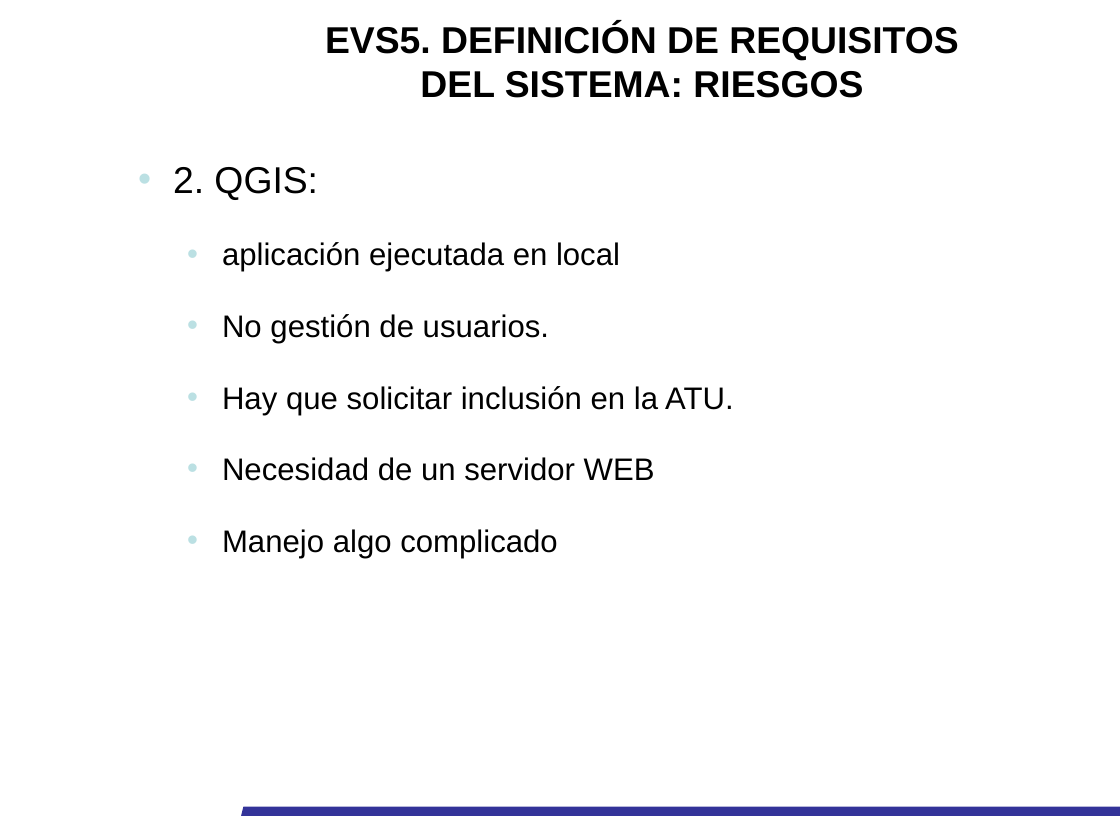
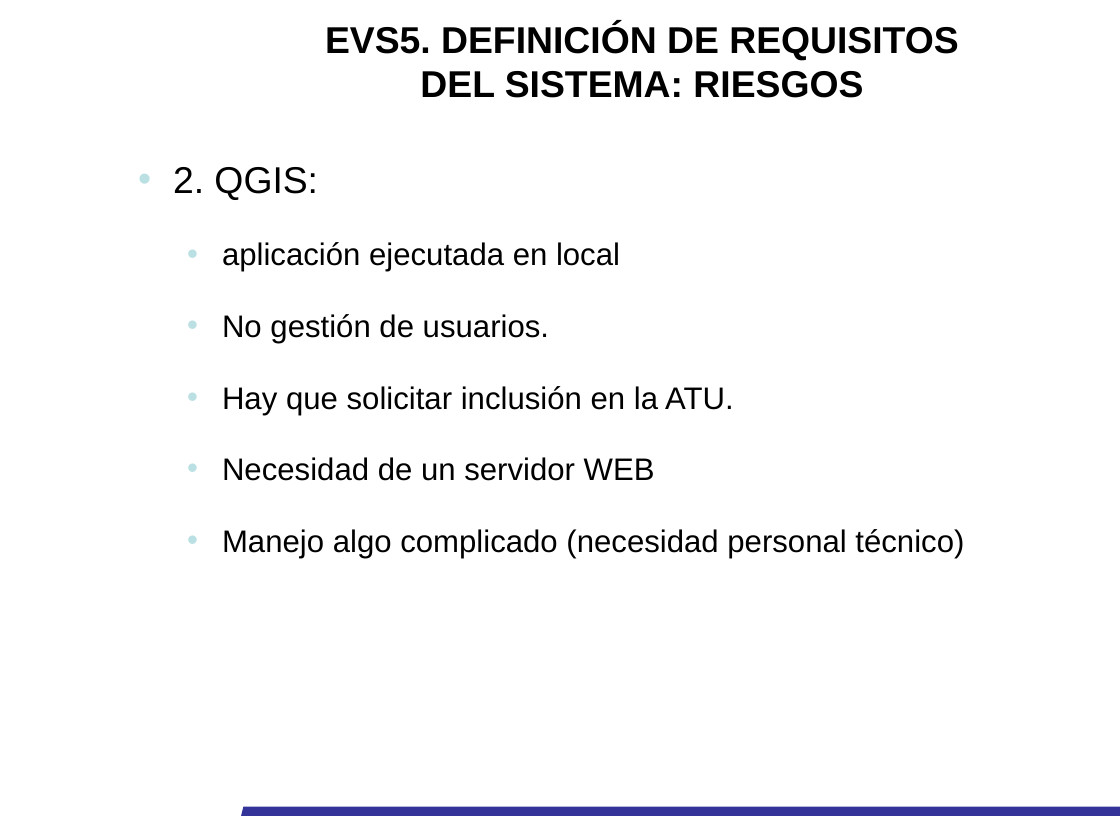
Before and after one commit to pquella/buscaminas, a slide deck: slide 16 of Docu elaborada/Presentación_EVS_UXOS_CENAD.pptx (slide 13 before the commit). Drawn at 1120x840 pixels with LibreOffice and Linux fonts; fonts in the diff are those of the drawing; background and template pictures are left out. Boxes give left, top, right and bottom in pixels: in the first picture for what was removed or moved away, otherwise in the second. Text is boxed around its words. In the diff, an @@ line names an element or a change of style, - is before the commit and + after.

```diff
--- a/Docu elaborada/Presentación_EVS_UXOS_CENAD.pptx
+++ b/Docu elaborada/Presentación_EVS_UXOS_CENAD.pptx
@@ text at <box>222,529,964,558</box>: text changed @@
-  • Manejo algo complicado
+  • Manejo algo complicado (necesidad personal técnico)
```
Also in this commit, not shown: 10 other slides changed, 4 slides added, 6 other files.
